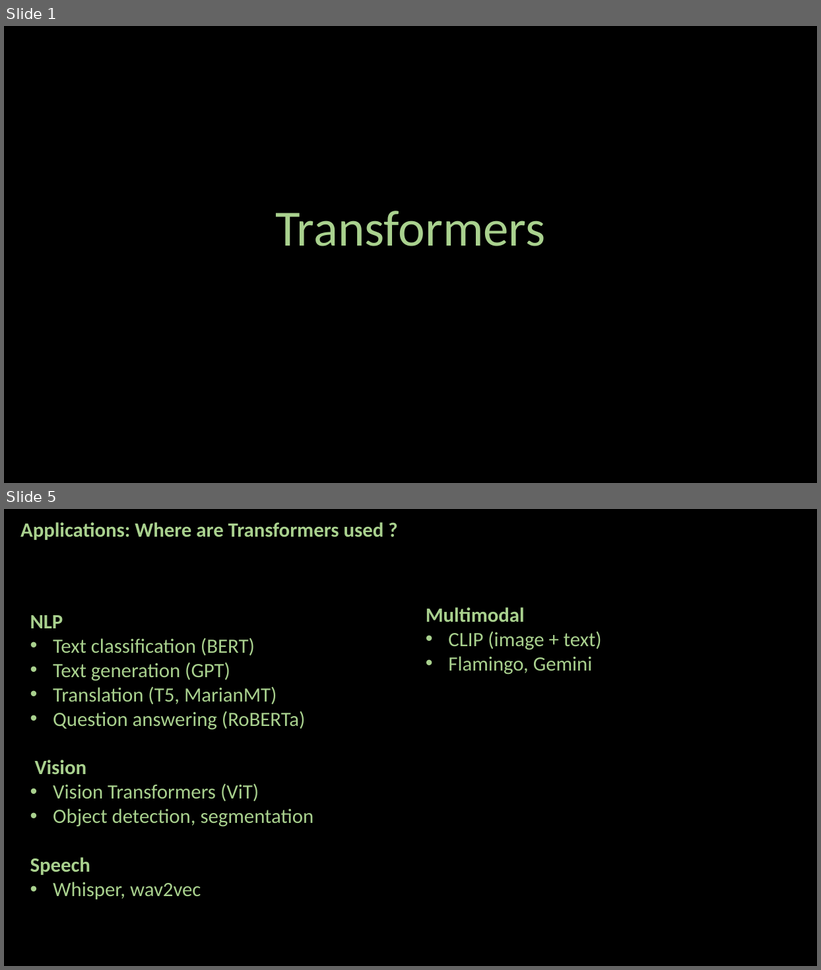
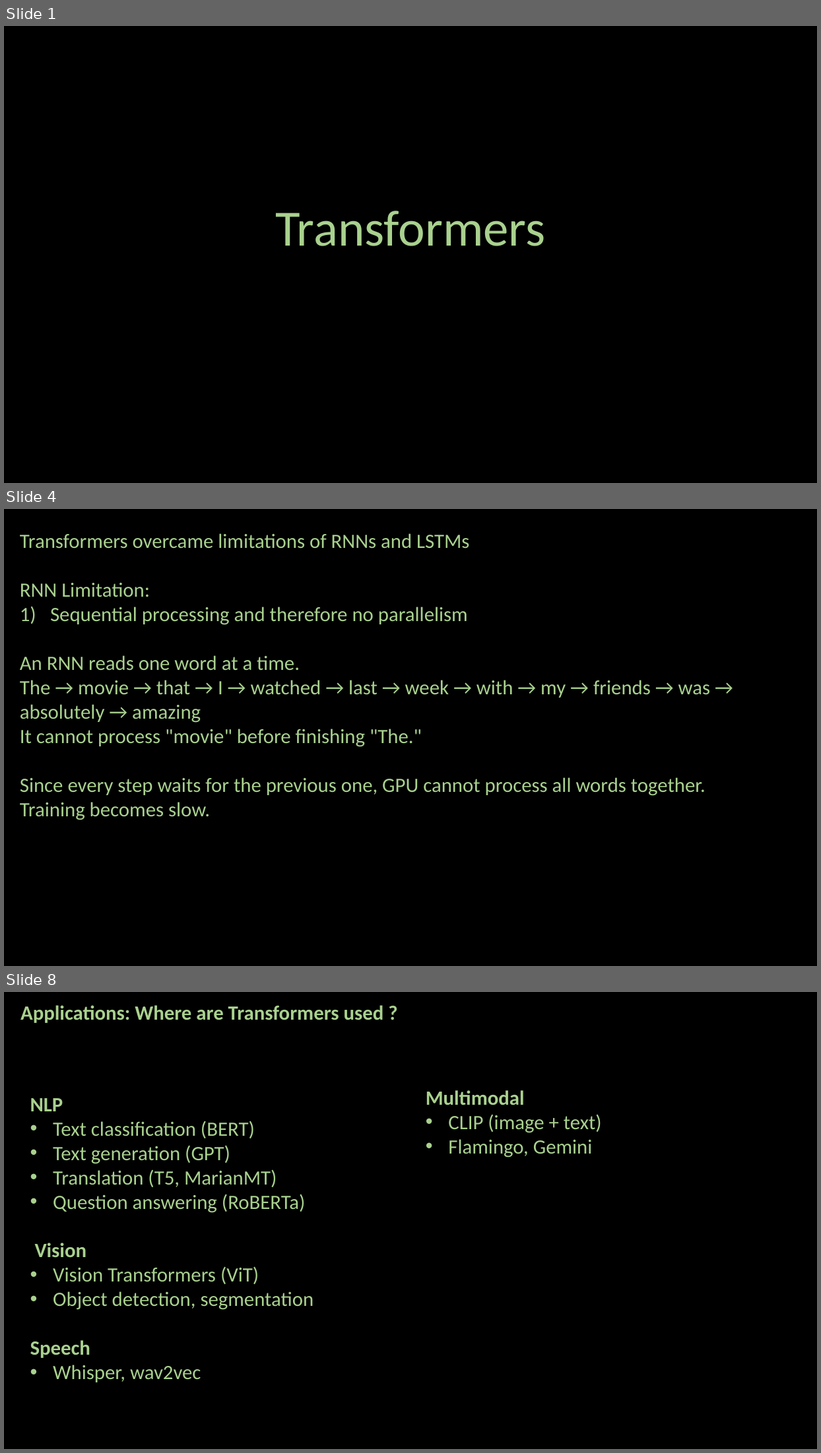
Before and after one commit to ash322ash422/youtube, a slide deck: deep_learning/4_transformers_deploy/modern_NLP_transformers_intro/1_transformers.pptx. Shown one above the other, each under a label of ours: slides 1 and 5 before the commit, slides 1, 4 and 8 after it; the slides between them are not shown. The pictures are 821x970 and 821x1453 pixels, drawn with LibreOffice and Linux fonts; fonts in the diff are those of the drawing; background and template pictures are left out. Boxes give left, top, right and bottom in pixels: in the first picture for what was removed or moved away, otherwise in the second. Text is boxed around its words. In the diff, an @@ line names an element or a change of style, - is before the commit and + after.

```diff
--- a/deep_learning/4_transformers_deploy/modern_NLP_transformers_intro/1_transformers.pptx
+++ b/deep_learning/4_transformers_deploy/modern_NLP_transformers_intro/1_transformers.pptx
@@ slide 4 added at [4, 509, 817, 966], background #000000 @@
@@ text added at [20, 533, 710, 821], 24 pt, text #A9D18E @@
+Transformers overcame limitations of RNNs and LSTMs
+RNN Limitation:
+1) Sequential processing and therefore no parallelism
+An RNN reads one word at a time.
+The → movie → that → I → watched → last → week → with → my → friends → was → absolutely → amazing
+It cannot process "movie" before finishing "The."
+Since every step waits for the previous one, GPU cannot process all words together.
+Training becomes slow.
@@ what was slide 5 is now slide 8 @@
```
Also in this commit, not shown: 3 slides changed, 2 other slides added, 23 other files.
